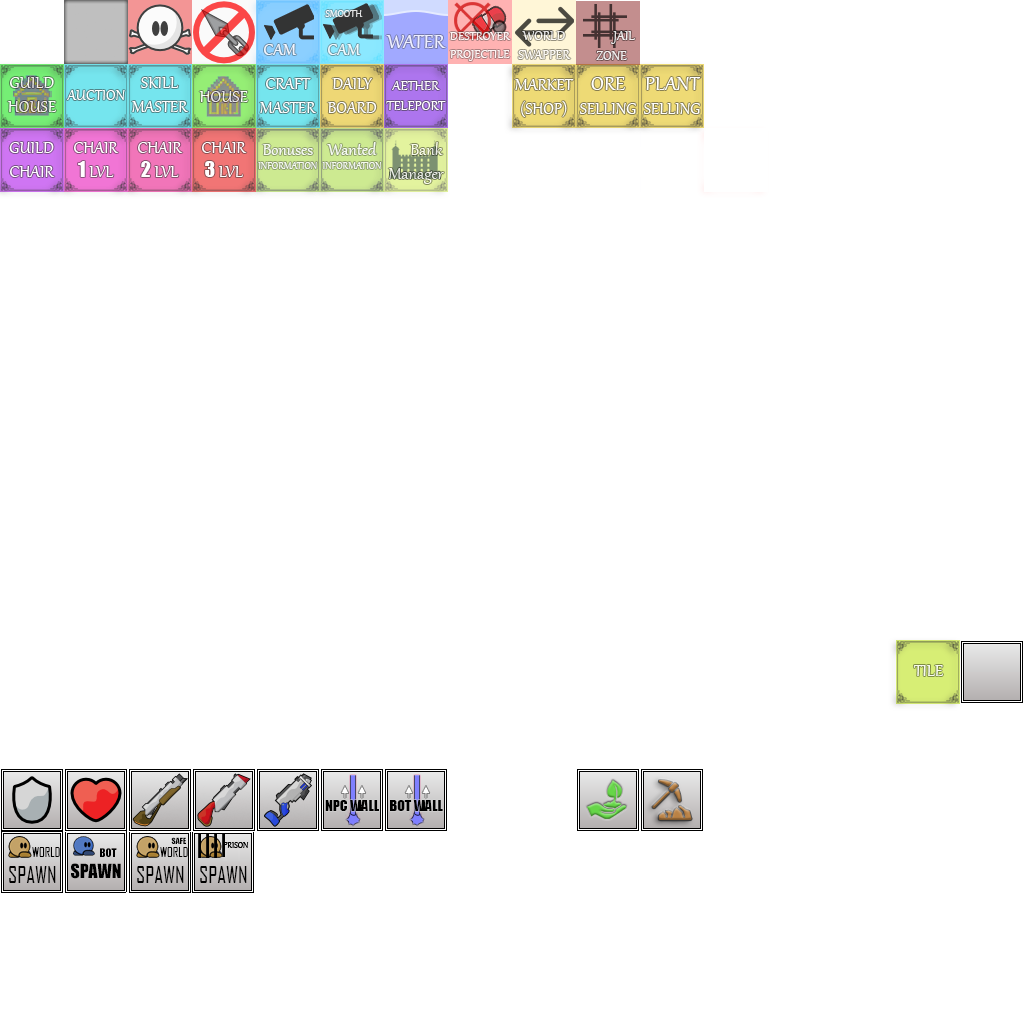
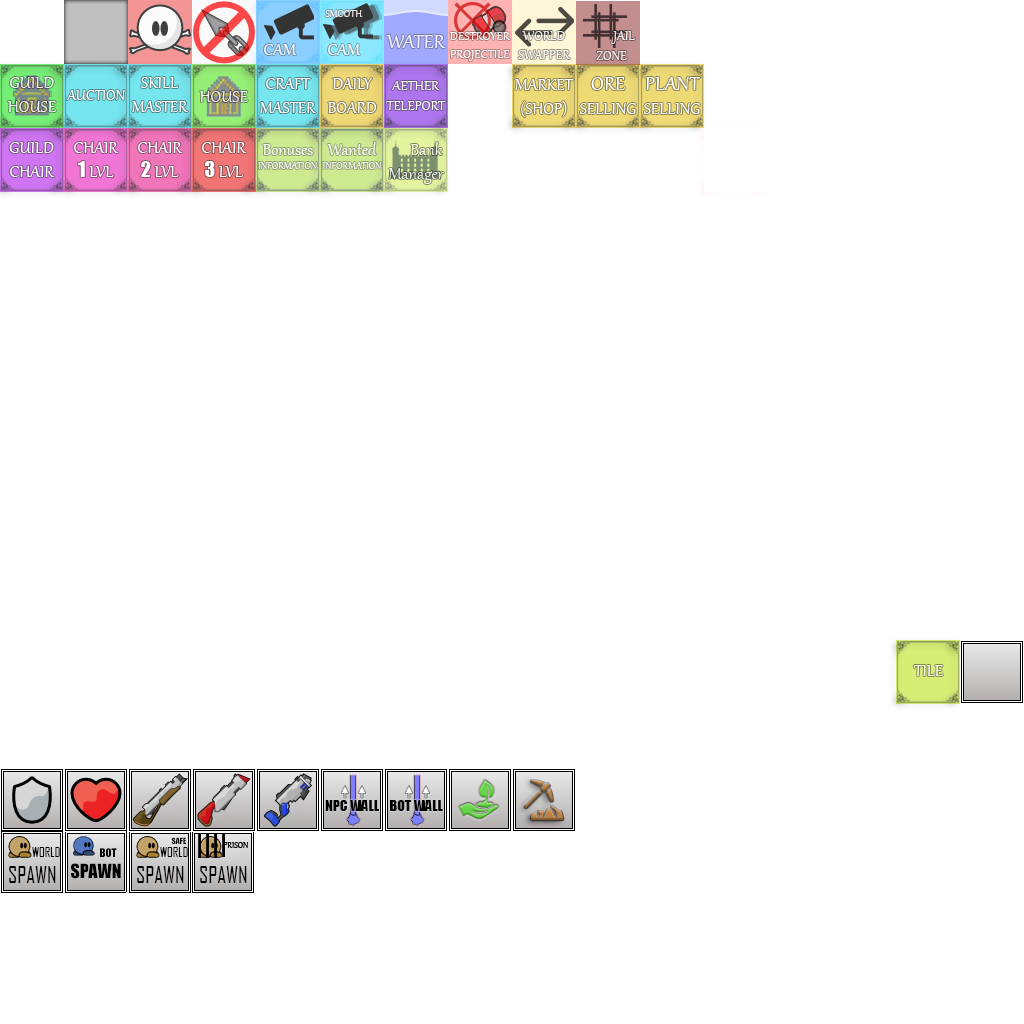
Before/after of a 1024px x 1024px layered artwork. What changed in the layer stack:
painted on "Entities" over [448, 769, 703, 831]
